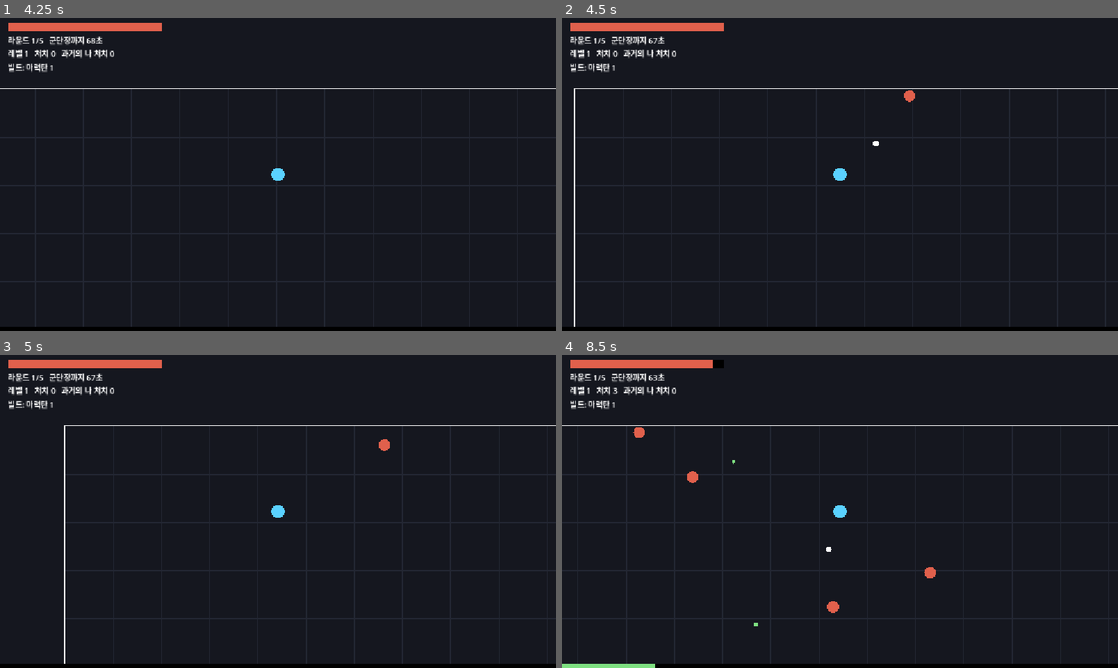
Above: before the commit, frames 1-4 (two rows, left to right).
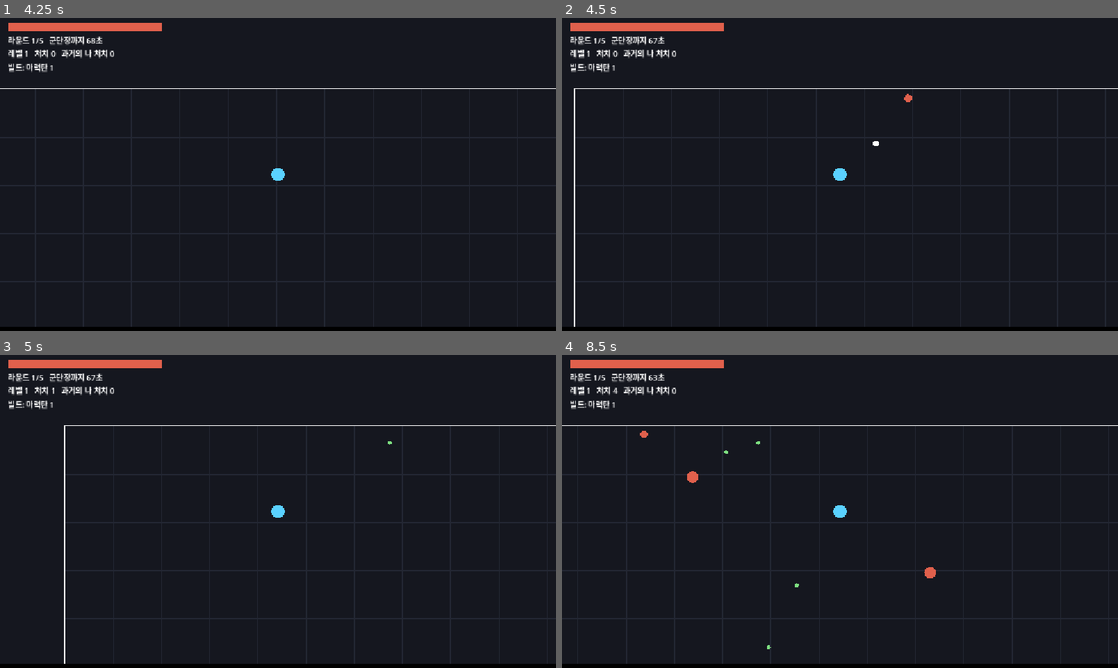
Above: after the commit, the same moments.

Repository: kimpro4214/100sec-corps
Game: Godot game, scene res://main_menu.tscn
Two runs of this game, one before a commit and one after it. Both use one fixed random seed, a clock stepped at 60 frames per second and the inputs below.
Inputs:
- Up to frame 1 (4.25 s): click "100초 군단 내가 키운 빌드가 다음 라운드의 적이 …" at 0.5 s; click "1. 마력탄 (탄막형) 가까운 적에게 탄환 발사 5레…" at 1.25 s; tap Enter at 2 s; hold W 2.03-3.53 s; tap 1 at 2.1, 2.85, 3.6 s; tap Space at 2.27, 3.02 s; hold A from 3.53 s (still down)
- Up to frame 2 (4.5 s): keep holding A; tap Space at 4.25 s; tap 1 at 4.35 s
- Up to frame 3 (5 s): keep holding A; tap Space at 4.52 s
- Up to frame 4 (8.5 s): release A at 5.03 s; hold S 5.03-5.78 s; tap 1 every 0.75 s from 5.1 to 8.1 s; tap Space at 5.27, 6.02, 7.52, 8.27 s; hold D 5.78-6.53 s; hold W 6.53-7.28 s; hold D from 7.28 s (still down)

Frame 1 is identical in both runs. In frame 2, less than 0.1% of the frame differs, in the area x 61-64%, y 23-27%; in frame 3, less than 0.1%; in frame 4, 0.5%, in the area x 0-50%, y 1-100%.

Commit message:
feat: 100초 군단 잔챙이와 돌격병 적 추가

Diff:
--- a/legion/data/balance.json
+++ b/legion/data/balance.json
@@ -63,11 +63,13 @@
   },
   "enemies": {
     "grunt": { "name": "병사", "hp": 16, "speed": 80, "radius": 12, "contact": 7, "xp": 1 },
-    "runner": { "name": "추적자", "hp": 8, "speed": 135, "radius": 9, "contact": 5, "xp": 1 }
+    "runner": { "name": "추적자", "hp": 8, "speed": 135, "radius": 9, "contact": 5, "xp": 1 },
+    "swarmling": { "name": "잔챙이", "hp": 5, "speed": 105, "radius": 8, "contact": 3, "xp": 1 },
+    "brute": { "name": "돌격병", "hp": 110, "speed": 62, "radius": 22, "contact": 14, "xp": 6 }
   },
   "spawn": {
     "base_rate": 1.0, "rate_per_round": 0.45, "ramp_per_second": 0.012, "boss_rate_mult": 0.5,
-    "runner_chance": 0.15, "runner_chance_per_round": 0.05,
+    "swarmling_chance": 0.35, "runner_chance": 0.15, "runner_chance_per_round": 0.05,
     "hp_per_round": 0.35, "distance": 560, "max_enemies": 110
   },
   "ghost": {
--- a/legion/sim/legion_sim.gd
+++ b/legion/sim/legion_sim.gd
@@ -561,14 +561,23 @@
 func _add_minion(pos: Vector2) -> void:
 	var spawn: Dictionary = data.spawn
 	var runner_chance := float(spawn.runner_chance) + float(spawn.runner_chance_per_round) * (round_index - 1)
-	var kind := "runner" if rng.randf() < runner_chance else "grunt"
+	var roll := rng.randf()
+	var kind := "grunt"
+	if roll < runner_chance:
+		kind = "runner"
+	elif roll < runner_chance + float(spawn.swarmling_chance):
+		kind = "swarmling"
+	_add_enemy(kind, pos)
+
+
+func _add_enemy(kind: String, pos: Vector2) -> void:
 	var def: Dictionary = data.enemies[kind]
 	var enemy := Enemy.new()
 	enemy.kind = kind
 	enemy.label = def.name
 	enemy.pos = pos
 	enemy.prev = pos
-	enemy.max_hp = float(def.hp) * (1.0 + float(spawn.hp_per_round) * (round_index - 1))
+	enemy.max_hp = float(def.hp) * (1.0 + float(data.spawn.hp_per_round) * (round_index - 1))
 	enemy.hp = enemy.max_hp
 	enemy.speed = float(def.speed)
 	enemy.radius = float(def.radius)
